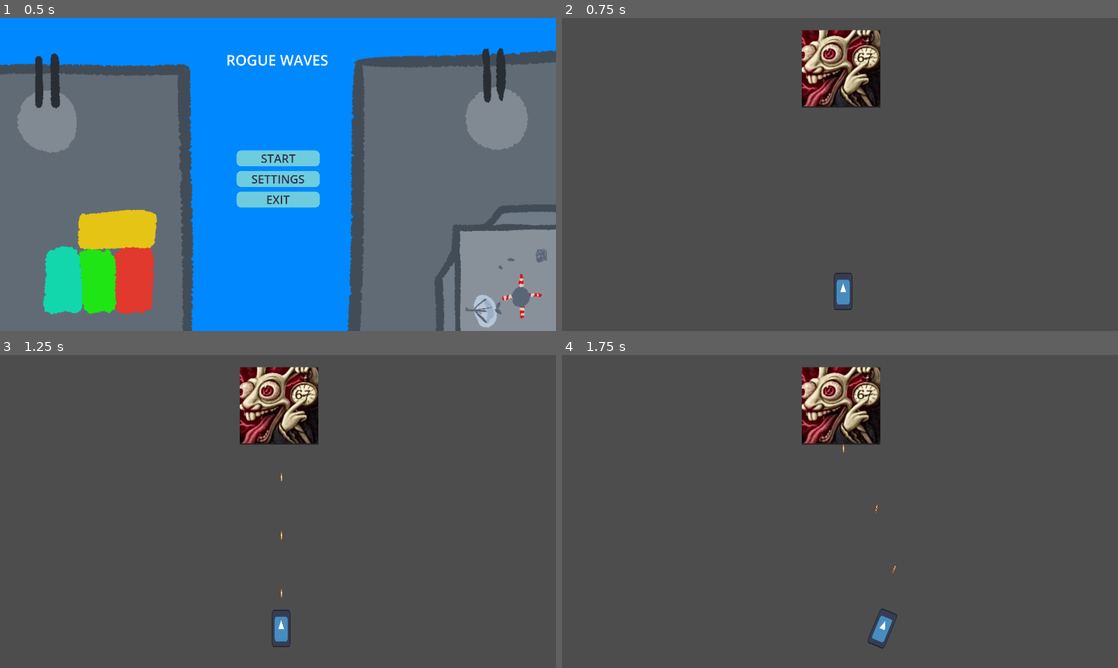
Above: before the commit, frames 1-4 (two rows, left to right).
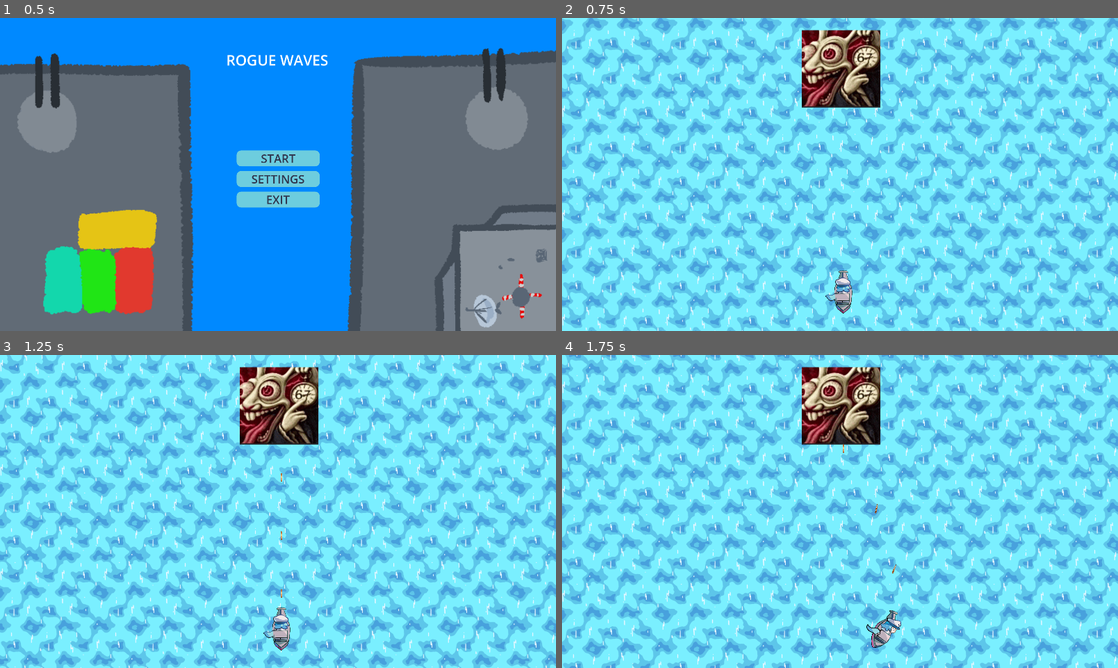
Above: after the commit, the same moments.

Repository: KopyB/TugasGIMPARTY13
Game: Godot game, scene res://scenes/main_menu.tscn
Same seed, same stepped clock (60 frames per second), same inputs: the game is played once before the commit and once after it. The engine's default icon, where the game draws it, is replaced by a stand-in: a white triangle on a blue panel in a dark square.
Inputs:
- Up to frame 1 (0.5 s): no input
- Up to frame 2 (0.75 s): click "START" at 0.5 s
- Up to frame 3 (1.25 s): no input
- Up to frame 4 (1.75 s): hold Right (ui_right) from 1.28 s (still down)

Frame 1 is identical in both runs. In frame 2, 97% of the frame differs, in the area x 0-100%, y 0-100%; in frame 3, 97%; in frame 4, 97%.

Commit message:
asset implementation & more
implemented a few assets and add compatibility for pause menu to death screen menu

Diff:
--- a/project.godot
+++ b/project.godot
@@ -10,10 +10,10 @@
 
 [application]
 
-config/name="Rouge Waves"
+config/name="Rogue Waves"
 run/main_scene="uid://ynu4bos33vch"
 config/features=PackedStringArray("4.5", "Forward Plus")
-config/icon="res://icon.svg"
+config/icon="uid://xli8bl2lqfi3"
 
 [display]
 
--- a/scenes/main.tscn
+++ b/scenes/main.tscn
@@ -1,8 +1,9 @@
-[gd_scene load_steps=6 format=3 uid="uid://c3fmrec3ntaaj"]
+[gd_scene load_steps=7 format=3 uid="uid://c3fmrec3ntaaj"]
 
 [ext_resource type="PackedScene" uid="uid://fujugshyvkm6" path="res://scenes/player.tscn" id="1_jyhfs"]
-[ext_resource type="Script" uid="uid://rqegf05s37d6" path="res://scripts/enemy_spawner.gd" id="4_jyhfs"]
-[ext_resource type="Script" uid="uid://bn0herctfm110" path="res://scripts/background_atmosphere.gd" id="4_tefeu"]
+[ext_resource type="Script" path="res://scripts/enemy_spawner.gd" id="4_jyhfs"]
+[ext_resource type="Texture2D" uid="uid://cieiujp8f00mc" path="res://assets/art/WaterBGSmall.png" id="4_tbgi4"]
+[ext_resource type="Script" path="res://scripts/background_atmosphere.gd" id="4_tefeu"]
 [ext_resource type="PackedScene" uid="uid://b8qv1r8ggddgm" path="res://scenes/pause_menu.tscn" id="5_tbgi4"]
 
 [sub_resource type="RectangleShape2D" id="RectangleShape2D_h2yge"]
@@ -41,11 +42,10 @@
 script = ExtResource("4_tefeu")
 
 [node name="ParallaxLayer" type="ParallaxLayer" parent="BackgroundAtmosphere"]
-motion_mirroring = Vector2(0, 3321)
+motion_mirroring = Vector2(0, 1080)
 
 [node name="Sprite2D" type="Sprite2D" parent="BackgroundAtmosphere/ParallaxLayer"]
-position = Vector2(0, -2205)
-scale = Vector2(2.9553847, 2.87695)
+texture = ExtResource("4_tbgi4")
 centered = false
 
 [node name="EnemySpawner" type="Marker2D" parent="."]
--- a/scenes/pause_menu.tscn
+++ b/scenes/pause_menu.tscn
@@ -2,7 +2,7 @@
 
 [ext_resource type="Script" uid="uid://dpho3o8db7fek" path="res://scripts/pause_menu.gd" id="1_n87rw"]
 
-[node name="pause_menu" type="Control"]
+[node name="pause_menu" type="Control" node_paths=PackedStringArray("state", "resume_button")]
 process_mode = 3
 layout_mode = 3
 anchors_preset = 15
@@ -11,6 +11,8 @@
 grow_horizontal = 2
 grow_vertical = 2
 script = ExtResource("1_n87rw")
+state = NodePath("VBoxContainer/state")
+resume_button = NodePath("VBoxContainer/RESUME")
 
 [node name="PanelContainer" type="PanelContainer" parent="."]
 layout_mode = 1
@@ -34,12 +36,18 @@
 anchor_right = 0.5
 anchor_bottom = 0.5
 offset_left = -147.0
-offset_top = -105.0
+offset_top = -179.5
 offset_right = 147.0
-offset_bottom = 105.0
+offset_bottom = 115.5
 grow_horizontal = 2
 grow_vertical = 2
 theme_override_constants/separation = 30
+
+[node name="state" type="Label" parent="VBoxContainer"]
+layout_mode = 2
+theme_override_font_sizes/font_size = 40
+text = "[GAME STATE]"
+horizontal_alignment = 1
 
 [node name="RESUME" type="Button" parent="VBoxContainer"]
 layout_mode = 2
@@ -56,19 +64,6 @@
 theme_override_font_sizes/font_size = 30
 text = "Main Menu"
 
-[node name="RichTextLabel" type="RichTextLabel" parent="."]
-layout_mode = 1
-anchors_preset = 5
-anchor_left = 0.5
-anchor_right = 0.5
-offset_left = -75.75
-offset_top = 117.0
-offset_right = 83.75
-offset_bottom = 176.0
-grow_horizontal = 2
-theme_override_font_sizes/normal_font_size = 40
-text = "PAUSED"
-
 [connection signal="pressed" from="VBoxContainer/RESUME" to="." method="_on_resume_pressed"]
 [connection signal="pressed" from="VBoxContainer/RESTART" to="." method="_on_restart_pressed"]
 [connection signal="pressed" from="VBoxContainer/EXIT" to="." method="_on_exit_pressed"]
--- a/scenes/player.tscn
+++ b/scenes/player.tscn
@@ -1,23 +1,66 @@
-[gd_scene load_steps=4 format=3 uid="uid://fujugshyvkm6"]
+[gd_scene load_steps=10 format=3 uid="uid://fujugshyvkm6"]
 
 [ext_resource type="Script" uid="uid://c6x27pd0p3sc7" path="res://scripts/character_body_2d.gd" id="1_g2els"]
-[ext_resource type="Texture2D" uid="uid://b3a0qpi13npj" path="res://icon.svg" id="2_qhqgy"]
+[ext_resource type="Texture2D" uid="uid://tyadxxpq1q1d" path="res://assets/art/player.png" id="2_dqkch"]
+[ext_resource type="Texture2D" uid="uid://bjmiy4v7rwka2" path="res://assets/art/player left.png" id="3_qlg0r"]
+[ext_resource type="Texture2D" uid="uid://cy3otfdh5lio3" path="res://assets/art/player right.png" id="4_tuyoq"]
 
-[sub_resource type="RectangleShape2D" id="RectangleShape2D_1bvp3"]
-size = Vector2(64, 131)
+[sub_resource type="CapsuleShape2D" id="CapsuleShape2D_fjrip"]
+radius = 30.0
+height = 127.0
+
+[sub_resource type="AtlasTexture" id="AtlasTexture_smehm"]
+atlas = ExtResource("2_dqkch")
+region = Rect2(250, 300, 2000, 2500)
+
+[sub_resource type="AtlasTexture" id="AtlasTexture_ur7pv"]
+atlas = ExtResource("3_qlg0r")
+region = Rect2(180, 300, 2020, 2500)
+
+[sub_resource type="AtlasTexture" id="AtlasTexture_y4r1p"]
+atlas = ExtResource("4_tuyoq")
+region = Rect2(240, 300, 2020, 2500)
+
+[sub_resource type="SpriteFrames" id="SpriteFrames_d2wvv"]
+animations = [{
+"frames": [{
+"duration": 1.0,
+"texture": SubResource("AtlasTexture_smehm")
+}],
+"loop": true,
+"name": &"idle",
+"speed": 5.0
+}, {
+"frames": [{
+"duration": 1.0,
+"texture": SubResource("AtlasTexture_ur7pv")
+}],
+"loop": true,
+"name": &"left",
+"speed": 5.0
+}, {
+"frames": [{
+"duration": 1.0,
+"texture": SubResource("AtlasTexture_y4r1p")
+}],
+"loop": true,
+"name": &"right",
+"speed": 5.0
+}]
 
 [node name="CharacterBody2D" type="CharacterBody2D"]
 collision_layer = 2
 script = ExtResource("1_g2els")
 
 [node name="CollisionShape2D" type="CollisionShape2D" parent="."]
-position = Vector2(0, -0.5)
-shape = SubResource("RectangleShape2D_1bvp3")
+position = Vector2(0, 7.5)
+shape = SubResource("CapsuleShape2D_fjrip")
 
-[node name="Sprite2D" type="Sprite2D" parent="."]
-position = Vector2(0, -0.25)
-scale = Vector2(0.5, 1.0117188)
-texture = ExtResource("2_qhqgy")
+[node name="AnimatedSprite2D" type="AnimatedSprite2D" parent="."]
+position = Vector2(-2.9999995, 0.99999917)
+scale = Vector2(0.06, 0.06)
+sprite_frames = SubResource("SpriteFrames_d2wvv")
+animation = &"idle"
 
 [node name="Timer" type="Timer" parent="."]
 wait_time = 0.2
--- a/scripts/character_body_2d.gd
+++ b/scripts/character_body_2d.gd
@@ -19,6 +19,8 @@
 var bullet_scene = preload("res://scenes/bulletplayer.tscn")
 @onready var shoot_timer = $Timer
 
+#animation
+@onready var _animation_player = $AnimatedSprite2D
 
 # Fungsi utama yang dipanggil oleh bola PowerUp
 func apply_powerup(type):
@@ -157,6 +159,13 @@
 			global_position = target_position
 			velocity = Vector2.ZERO
 			rotation = lerp(rotation, 0.0, delta * 1.0)
+	#animation
+	if Input.is_action_pressed("ui_left"):
+		_animation_player.play("left")
+	elif Input.is_action_pressed("ui_right"):
+		_animation_player.play("right")
+	else:
+		_animation_player.play("idle")
 
 	# rotasi kapal
 	rotation_direction = Input.get_axis("ui_left", "ui_right")
--- a/scripts/pause_menu.gd
+++ b/scripts/pause_menu.gd
@@ -1,4 +1,11 @@
 extends Control
+
+@export var state: Label
+@export var resume_button: Button
+
+#signal end_screen_toggled(type: int)
+
+const MAP_TYPE_STRING = {0: "YOU DIED!", 1: "PAUSED"}
 
 func paused():
 	get_tree().paused = true
@@ -8,7 +15,7 @@
 	get_tree().paused = false
 	hide()
 	Input.set_mouse_mode(Input.MOUSE_MODE_HIDDEN)
-# Called when the node enters the scene tree for the first time.
+
 func _ready() -> void:
 	hide()
 
@@ -25,6 +32,17 @@
 
 func _process(delta: float) -> void:
 	if Input.is_action_just_pressed("escape") and not get_tree().paused:
+		toggled_handler(1) #masukin var baru buat klo mati atau tidak
 		paused()
 	elif Input.is_action_just_pressed("escape") and get_tree().paused:
 		resume()
+
+func health(health_value: int) -> void:
+	pass # nanti masukin fungsinya, hasilnya buat ngubah toggled_handler typenay jadi 0
+
+func toggled_handler(type: int) -> void:
+	state.text = MAP_TYPE_STRING[type]
+	if type == 0:
+		resume_button.hide()
+	else:
+		resume_button.show()
Binary file added: assets/art/Untitled1063_20251117223413.png
Not shown, added: assets/art/Untitled1063_20251117223413.png.import
Binary file added: assets/art/WaterBGHalfSquished.png
Not shown, added: assets/art/WaterBGHalfSquished.png.import
Binary file added: assets/art/WaterBGSmall.png
Not shown, added: assets/art/WaterBGSmall.png.import
Binary file added: assets/art/WaterBGSquished.png
Not shown, added: assets/art/WaterBGSquished.png.import
Binary file added: assets/art/player left.png
Not shown, added: assets/art/player left.png.import
Binary file added: assets/art/player right.png
Not shown, added: assets/art/player right.png.import
(and 2 more such lines)
